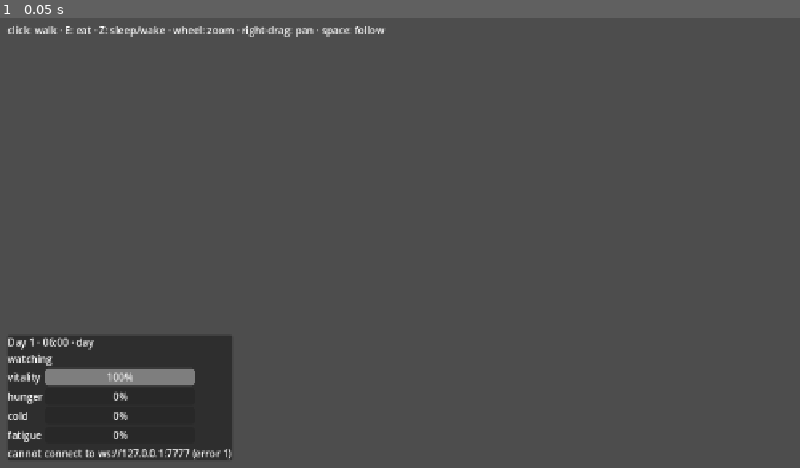
Above: before the commit, frame 1.
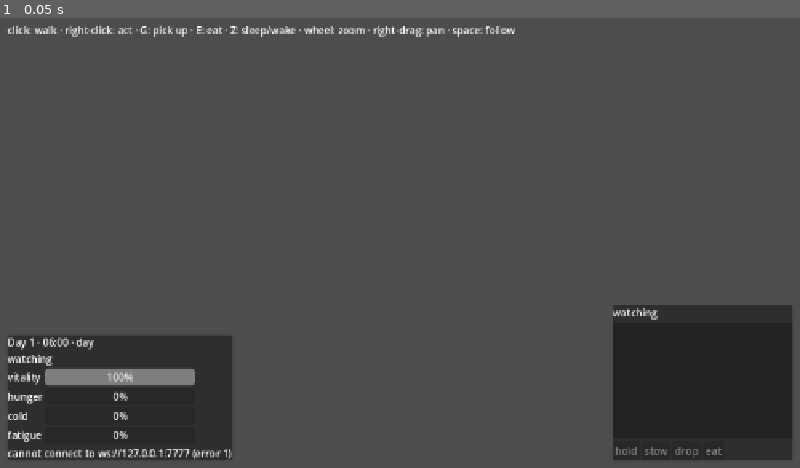
Above: after the commit, the same moment.

Repository: Torof/soul-invasion
Game: Godot game, scene res://main.tscn
Same seed, same stepped clock (60 frames per second), same inputs: the game is played once before the commit and once after it.
Inputs:
- Up to frame 1 (0.05 s): no input

The runs differ from the first frame. In frame 1, 8.2% of the frame differs, in the area x 8-99%, y 1-99%.

Commit message:
feat: objects and carrying — pick up, hold, stow, drop, eat what is carried (D35, protocol v8)
Records D35: an item is in exactly one place at a time (on a tile,
carried by a body, later in a container); a body carries in hand (one
item, seen by all: the tool or weapon) and on it (the rest); capacity
in kilograms from the materials' masses, the walk slowing with the
load; the server judges, the client proposes.

Simulation: `Place`, items with a place, bodies with a hand and a load;
intentions pick up / drop / hold / stow, eat extended to what is
carried; `ActRefused` with a reason replaces `EatRefused`;
`InventoryChanged` for the pilot, `BodyHolds` for all; a dead body
drops everything. `content/movement.ron`: 20 kg capacity, 60 % speed
at full load. Snapshot format v7 with a migration.

Protocol v8: `pick_up`, `drop`, `hold`, `stow`; `inventory` (pilot),
`body_holds` (all in view), `act_refused` (pilot); `BodyState.holds`.

Client: an inventory panel (hand first, masses, load) with hold / stow
/ drop / eat; a right-click without dragging on a tile within reach
opens a menu of what could be tried there; G picks up; what a body
holds is drawn by its hand and said on hover; refusals in words.

Co-Authored-By: Claude Fable 5.1 <noreply@anthropic.com>

Diff:
--- a/client/main.gd
+++ b/client/main.gd
@@ -1,17 +1,23 @@
 extends Control
-## Main scene: the world view, the head-up display, a help line and the
-## tooltip for whatever is under the mouse.
+## Main scene: the world view, the head-up display, the inventory, a help
+## line, the tooltip for whatever is under the mouse, and the context
+## menu of what the body could try on a tile.
 ##
 ## The client only displays the world and transmits the player's intentions
-## (architecture decision D03). It decides nothing.
+## (architecture decision D03). It decides nothing: the server judges.
 
 @onready var _world: WorldView = $WorldView
 @onready var _tooltip: PanelContainer = %Tooltip
 @onready var _tooltip_text: Label = %Text
+@onready var _actions: PopupMenu = %Actions
+
+var _offered: Array = []
 
 
 func _ready() -> void:
 	_world.hovered.connect(_on_hovered)
+	_world.acts_requested.connect(_on_acts_requested)
+	_actions.id_pressed.connect(_on_act_chosen)
 	Net.connect_to()
 	# Development aid: with SOUL_INVASION_SCREENSHOT set to a path, save what
 	# the window shows after three seconds and quit (headless runs cannot
@@ -32,6 +38,22 @@
 	_tooltip_text.text = text
 
 
+func _on_acts_requested(acts: Array, at_screen: Vector2) -> void:
+	_offered = acts
+	_actions.clear()
+	for i in acts.size():
+		_actions.add_item(str(acts[i]["label"]), i)
+	_actions.position = Vector2i(at_screen) + Vector2i(get_window().position)
+	_actions.popup()
+
+
+func _on_act_chosen(id: int) -> void:
+	if id >= 0 and id < _offered.size():
+		var act: Dictionary = _offered[id]
+		var send: Callable = act["send"]
+		send.call(int(act["item"]))
+
+
 func _process(_delta: float) -> void:
 	if _tooltip.visible:
 		# Beside the cursor, kept inside the window.
--- a/client/main.tscn
+++ b/client/main.tscn
@@ -1,8 +1,9 @@
-[gd_scene load_steps=4 format=3 uid="uid://c0soulinvmain0"]
+[gd_scene load_steps=5 format=3 uid="uid://c0soulinvmain0"]
 
 [ext_resource type="Script" path="res://main.gd" id="1_main"]
 [ext_resource type="Script" path="res://world/world_view.gd" id="2_world"]
 [ext_resource type="Script" path="res://ui/hud.gd" id="3_hud"]
+[ext_resource type="Script" path="res://ui/inventory.gd" id="4_inventory"]
 
 [node name="Main" type="Control"]
 layout_mode = 3
@@ -95,6 +96,65 @@
 layout_mode = 2
 text = "connecting…"
 
+[node name="Inventory" type="PanelContainer" parent="Ui"]
+layout_mode = 1
+anchors_preset = 3
+anchor_left = 1.0
+anchor_top = 1.0
+anchor_right = 1.0
+anchor_bottom = 1.0
+offset_left = -300.0
+offset_top = -260.0
+offset_right = -12.0
+offset_bottom = -12.0
+grow_horizontal = 0
+grow_vertical = 0
+script = ExtResource("4_inventory")
+
+[node name="Rows" type="VBoxContainer" parent="Ui/Inventory"]
+layout_mode = 2
+
+[node name="InventoryTitle" type="Label" parent="Ui/Inventory/Rows"]
+unique_name_in_owner = true
+layout_mode = 2
+text = "carrying 0.0 / 0.0 kg"
+
+[node name="Items" type="ItemList" parent="Ui/Inventory/Rows"]
+unique_name_in_owner = true
+custom_minimum_size = Vector2(0, 160)
+layout_mode = 2
+size_flags_vertical = 3
+
+[node name="Buttons" type="HBoxContainer" parent="Ui/Inventory/Rows"]
+layout_mode = 2
+
+[node name="Hold" type="Button" parent="Ui/Inventory/Rows/Buttons"]
+unique_name_in_owner = true
+layout_mode = 2
+disabled = true
+text = "hold"
+
+[node name="Stow" type="Button" parent="Ui/Inventory/Rows/Buttons"]
+unique_name_in_owner = true
+layout_mode = 2
+disabled = true
+text = "stow"
+
+[node name="Drop" type="Button" parent="Ui/Inventory/Rows/Buttons"]
+unique_name_in_owner = true
+layout_mode = 2
+disabled = true
+text = "drop"
+
+[node name="Eat" type="Button" parent="Ui/Inventory/Rows/Buttons"]
+unique_name_in_owner = true
+layout_mode = 2
+disabled = true
+text = "eat"
+
+[node name="Actions" type="PopupMenu" parent="Ui"]
+unique_name_in_owner = true
+
 [node name="Tooltip" type="PanelContainer" parent="Ui"]
 unique_name_in_owner = true
 visible = false
@@ -115,4 +175,4 @@
 offset_bottom = 32.0
 grow_horizontal = 2
 mouse_filter = 2
-text = "click: walk · E: eat · Z: sleep/wake · wheel: zoom · right-drag: pan · space: follow"
+text = "click: walk · right-click: act · G: pick up · E: eat · Z: sleep/wake · wheel: zoom · right-drag: pan · space: follow"
--- a/client/net/client.gd
+++ b/client/net/client.gd
@@ -20,7 +20,12 @@
 signal body_assigned(body: int)
 signal item_added(item: Dictionary)
 signal item_removed(item: int, x: int, y: int)
-signal eat_refused(body: int, item: int)
+## act: pick_up | drop | hold | stow | eat; reason: unknown | out_of_reach |
+## not_carried | too_heavy | not_food.
+signal act_refused(body: int, act: String, item: int, reason: String)
+## held: {} or {"id", "material"}; carried: Array of the same.
+signal inventory(body: int, held: Dictionary, carried: Array, load_g: int, capacity_g: int)
+signal body_holds(body: int, item: Dictionary)
 signal night_fell(day: int)
 signal day_started(day: int, tick: int)
 signal disconnected(reason: String)
@@ -54,6 +59,26 @@
 func send_eat(item: int) -> void:
 	if is_ready and body >= 0:
 		_send(Protocol.eat(item))
+
+
+func send_pick_up(item: int) -> void:
+	if is_ready and body >= 0:
+		_send(Protocol.pick_up(item))
+
+
+func send_drop(item: int) -> void:
+	if is_ready and body >= 0:
+		_send(Protocol.drop(item))
+
+
+func send_hold(item: int) -> void:
+	if is_ready and body >= 0:
+		_send(Protocol.hold(item))
+
+
+func send_stow(item: int) -> void:
+	if is_ready and body >= 0:
+		_send(Protocol.stow(item))
 
 
 func send_sleep() -> void:
@@ -148,8 +173,25 @@
 			item_removed.emit(
 				int(message.get("item", -1)), int(message.get("x", 0)), int(message.get("y", 0))
 			)
-		"eat_refused":
-			eat_refused.emit(int(message.get("body", -1)), int(message.get("item", -1)))
+		"act_refused":
+			act_refused.emit(
+				int(message.get("body", -1)),
+				str(message.get("act", "")),
+				int(message.get("item", -1)),
+				str(message.get("reason", ""))
+			)
+		"inventory":
+			var held: Variant = message.get("held")
+			inventory.emit(
+				int(message.get("body", -1)),
+				held if held is Dictionary else {},
+				message.get("carried", []),
+				int(message.get("load_g", 0)),
+				int(message.get("capacity_g", 0))
+			)
+		"body_holds":
+			var item: Variant = message.get("item")
+			body_holds.emit(int(message.get("body", -1)), item if item is Dictionary else {})
 		"night_fell":
 			night_fell.emit(int(message.get("day", 0)))
 		"body_walks":
--- a/client/net/protocol.gd
+++ b/client/net/protocol.gd
@@ -7,7 +7,7 @@
 ## is the single source of truth. Every message is a dictionary with a
 ## snake_case `type` field.
 
-const PROTOCOL_VERSION := 7
+const PROTOCOL_VERSION := 8
 
 
 ## Builds the first message sent after connecting.
@@ -28,6 +28,26 @@
 ## Builds the intention to eat an item within reach.
 static func eat(item: int) -> Dictionary:
 	return {"type": "eat", "item": item}
+
+
+## Builds the intention to take an item off the ground within reach.
+static func pick_up(item: int) -> Dictionary:
+	return {"type": "pick_up", "item": item}
+
+
+## Builds the intention to lay a carried item on the body's tile.
+static func drop(item: int) -> Dictionary:
+	return {"type": "drop", "item": item}
+
+
+## Builds the intention to take a carried item in hand.
+static func hold(item: int) -> Dictionary:
+	return {"type": "hold", "item": item}
+
+
+## Builds the intention to put the item in hand away.
+static func stow(item: int) -> Dictionary:
+	return {"type": "stow", "item": item}
 
 
 ## Builds the intention to lie down and sleep.
--- a/client/tests/run_tests.gd
+++ b/client/tests/run_tests.gd
@@ -19,6 +19,7 @@
 	_test_time_of_day()
 	_test_tooltips()
 	_test_ground_art_is_reachable()
+	_test_inventory_lines_and_refusals()
 	print("client tests: %d checks, %d failures" % [_checks, _failures])
 	quit(1 if _failures > 0 else 0)
 
@@ -120,6 +121,15 @@
 	_check(Tooltip.describe_body(1, false, true) == "body 1 (you)", "the piloted body")
 
 
+func _test_inventory_lines_and_refusals() -> void:
+	var flint := {"name": "Flint", "mass_g": 400}
+	_check(Tooltip.inventory_line(flint, true) == "[in hand] Flint · 400 g", "the item in hand is marked")
+	_check(Tooltip.inventory_line({"name": "Log", "mass_g": 25000}, false) == "Log · 25.0 kg", "kilograms")
+	_check(Tooltip.load_line(1900, 20000) == "1.9 / 20.0 kg", "the load over the capacity")
+	_check(Tooltip.refusal_words("pick_up", "too_heavy") == "cannot pick up: too heavy", "a refusal in words")
+	_check(Tooltip.refusal_words("eat", "not_food") == "cannot eat: not food", "another")
+
+
 func _test_chunk_of_matches_the_server() -> void:
 	# Must agree with `Pos::chunk` on the server: floor division, chunk (0, 0)
 	# holding tiles 0..32.
--- a/client/ui/hud.gd
+++ b/client/ui/hud.gd
@@ -29,7 +29,7 @@
 	Net.body_died.connect(_on_body_died)
 	Net.body_assigned.connect(_on_body_assigned)
 	Net.move_refused.connect(func(_body: int, x: int, y: int) -> void: set_state("cannot walk to (%d, %d)" % [x, y]))
-	Net.eat_refused.connect(func(_body: int, _item: int) -> void: set_state("nothing to eat there"))
+	Net.act_refused.connect(_on_act_refused)
 	Net.disconnected.connect(set_state)
 	_refresh()
 
@@ -75,6 +75,10 @@
 	_body_label.text = "body %d%s" % [_body, " — asleep" if asleep else ""]
 
 
+func _on_act_refused(_body: int, act: String, _item: int, reason: String) -> void:
+	set_state(Tooltip.refusal_words(act, reason))
+
+
 func _on_body_died(body: int, cause: String) -> void:
 	if body == _body:
 		set_state("your body died: %s" % cause)
--- /dev/null
+++ b/client/ui/inventory.gd
@@ -0,0 +1,99 @@
+class_name Inventory
+extends PanelContainer
+## What the piloted body carries: the item in hand first, then the rest,
+## with masses and the load. Clicking an item offers what can be done
+## with it; the server judges (D35).
+
+@onready var _title: Label = %InventoryTitle
+@onready var _list: ItemList = %Items
+@onready var _hold_button: Button = %Hold
+@onready var _stow_button: Button = %Stow
+@onready var _drop_button: Button = %Drop
+@onready var _eat_button: Button = %Eat
+
+## material id -> catalogue entry
+var _materials: Dictionary = {}
+var _held: Dictionary = {}
+var _carried: Array = []
+var _load_g := 0
+var _capacity_g := 0
+var _body := -1
+
+
+func _ready() -> void:
+	Net.world_state.connect(_on_world_state)
+	Net.connected.connect(func(_tick: int, body: int) -> void: _body = body)
+	Net.body_assigned.connect(_on_body_assigned)
+	Net.inventory.connect(_on_inventory)
+	_list.item_selected.connect(func(_index: int) -> void: _refresh_buttons())
+	_hold_button.pressed.connect(func() -> void: _act(Net.send_hold))
+	_stow_button.pressed.connect(func() -> void: _act(Net.send_stow))
+	_drop_button.pressed.connect(func() -> void: _act(Net.send_drop))
+	_eat_button.pressed.connect(func() -> void: _act(Net.send_eat))
+	_refresh()
+
+
+func _on_world_state(_w: int, _h: int, _c: int, materials: Array, _night: bool) -> void:
+	_materials.clear()
+	for m in materials:
+		_materials[str(m.get("id", ""))] = m
+	_held = {}
+	_carried = []
+	_refresh()
+
+
+func _on_body_assigned(body: int) -> void:
+	_body = body
+	_held = {}
+	_carried = []
+	_load_g = 0
+	_refresh()
+
+
+func _on_inventory(body: int, held: Dictionary, carried: Array, load_g: int, capacity_g: int) -> void:
+	if body != _body:
+		return
+	_held = held
+	_carried = carried
+	_load_g = load_g
+	_capacity_g = capacity_g
+	_refresh()
+
+
+func _selected() -> Dictionary:
+	var selected := _list.get_selected_items()
+	if selected.is_empty():
+		return {}
+	var index: int = selected[0]
+	if not _held.is_empty():
+		if index == 0:
+			return _held
+		index -= 1
+	return _carried[index] if index < _carried.size() else {}
+
+
+func _act(send: Callable) -> void:
+	var item := _selected()
+	if not item.is_empty():
+		send.call(int(item.get("id", -1)))
+
+
+func _refresh() -> void:
+	_title.text = "carrying " + Tooltip.load_line(_load_g, _capacity_g) if _body >= 0 else "watching"
+	_list.clear()
+	if not _held.is_empty():
+		_list.add_item(Tooltip.inventory_line(_materials.get(str(_held.get("material", "")), {}), true))
+	for item in _carried:
+		_list.add_item(Tooltip.inventory_line(_materials.get(str(item.get("material", "")), {}), false))
+	_refresh_buttons()
+
+
+func _refresh_buttons() -> void:
+	var item := _selected()
+	var none := item.is_empty()
+	var in_hand := not none and item == _held
+	var edible: bool = (not none) and bool(_materials.get(str(item.get("material", "")), {}).get("edible", false))
+	_hold_button.disabled = none or in_hand
+	_stow_button.disabled = none or not in_hand
+	_drop_button.disabled = none
+	_eat_button.disabled = none or not edible
--- a/client/ui/tooltip.gd
+++ b/client/ui/tooltip.gd
@@ -17,6 +17,32 @@
 	return line if description.is_empty() else line + "\n" + description
 
 
+## The inventory line for an item: its name and mass, marked when in hand.
+static func inventory_line(material: Dictionary, in_hand: bool) -> String:
+	var grams := int(material.get("mass_g", 0))
+	var mass := "%.1f kg" % (grams / 1000.0) if grams >= 1000 else "%d g" % grams
+	var line := "%s · %s" % [str(material.get("name", "?")), mass]
+	return "[in hand] " + line if in_hand else line
+
+
+## The load line: carried over capacity, in kilograms.
+static func load_line(load_g: int, capacity_g: int) -> String:
+	return "%.1f / %.1f kg" % [load_g / 1000.0, capacity_g / 1000.0]
+
+
+## Words for a refusal: "cannot pick up: too heavy".
+static func refusal_words(act: String, reason: String) -> String:
+	var acts := {"pick_up": "pick up", "drop": "drop", "hold": "hold", "stow": "stow", "eat": "eat"}
+	var reasons := {
+		"unknown": "no such thing",
+		"out_of_reach": "out of reach",
+		"not_carried": "not carried",
+		"too_heavy": "too heavy",
+		"not_food": "not food",
+	}
+	return "cannot %s: %s" % [acts.get(act, act), reasons.get(reason, reason)]
+
+
 ## The line for one body.
 static func describe_body(id: int, asleep: bool, piloted: bool) -> String:
 	var line := "body %d" % id
--- a/client/world/world_view.gd
+++ b/client/world/world_view.gd
@@ -46,6 +46,13 @@
 
 ## Words for what is under the mouse, or "" when nothing is.
 signal hovered(text: String)
+## A right-click without dragging on a tile: the acts the piloted body
+## could try there, as [{"label", "send": Callable, "item": int}].
+signal acts_requested(acts: Array, at_screen: Vector2)
+## body id -> {"id", "material"} of what it holds, or {}
+var _holds: Dictionary = {}
+var _drag_start := Vector2.ZERO
+var _dragged := false
 var _night := false
 var _piloted := -1
 ## Where the piloted body was asked to go, highlighted until it gets there.
@@ -67,6 +74,9 @@
 	Net.body_stopped.connect(_on_body_stopped)
 	Net.body_left.connect(_on_body_left)
 	Net.body_sleeps.connect(_on_body_sleeps)
+	Net.body_holds.connect(func(body: int, item: Dictionary) -> void:
+		_holds[body] = item
+		queue_redraw())
 	Net.body_died.connect(_on_body_died)
 	Net.body_assigned.connect(_on_body_assigned)
 	Net.item_added.connect(_on_item_added)
@@ -132,6 +142,8 @@
 			route.append(Net.point(p))
 		_place(int(b.get("id", -1)), Net.point(b.get("at", {})), route, int(b.get("speed_cm_per_s", 0)))
 		_bodies[int(b.get("id", -1))]["asleep"] = bool(b.get("asleep", false))
+		var holds: Variant = b.get("holds")
+		_holds[int(b.get("id", -1))] = holds if holds is Dictionary else {}
 	queue_redraw()
 
 
@@ -173,17 +185,48 @@
 	queue_redraw()
 
 
-## The id of an edible item on the piloted body's tile or next to it, or -1.
-func food_within_reach() -> int:
+## Items on the piloted body's tile or next to it, as received.
+func items_within_reach() -> Array:
+	var found: Array = []
 	if not _bodies.has(_piloted):
-		return -1
+		return found
 	var here := _tile_of(_bodies[_piloted]["at"])
 	for key in _items:
 		for item in _items[key]:
 			var tile := Vector2i(int(item.get("x", 0)), int(item.get("y", 0)))
-			if absi(tile.x - here.x) <= 1 and absi(tile.y - here.y) <= 1 and _edible.get(str(item.get("material", "")), false):
-				return int(item.get("id", -1))
+			if absi(tile.x - here.x) <= 1 and absi(tile.y - here.y) <= 1:
+				found.append(item)
+	return found
+
+
+## The id of an edible item within reach, or -1.
+func food_within_reach() -> int:
+	for item in items_within_reach():
+		if _edible.get(str(item.get("material", "")), false):
+			return int(item.get("id", -1))
 	return -1
+
+
+## The id of any item within reach, or -1.
+func item_within_reach() -> int:
+	var items := items_within_reach()
+	return int(items[0].get("id", -1)) if not items.is_empty() else -1
+
+
+## What the piloted body could try on a tile: the client proposes, the
+## server judges (D35).
+func acts_on(tile: Vector2i) -> Array:
+	var acts: Array = []
+	for item in items_within_reach():
+		if Vector2i(int(item.get("x", 0)), int(item.get("y", 0))) != tile:
+			continue
+		var id := int(item.get("id", -1))
+		var material := str(item.get("material", ""))
+		var name := str(_names.get(material, material))
+		acts.append({"label": "pick up " + name, "send": Net.send_pick_up, "item": id})
+		if _edible.get(material, false):
+			acts.append({"label": "eat " + name, "send": Net.send_eat, "item": id})
+	return acts
 
 
 func _on_chunk_hidden(x: int, y: int) -> void:
@@ -214,6 +257,7 @@
 
 func _on_body_left(body: int) -> void:
 	_bodies.erase(body)
+	_holds.erase(body)
 	queue_redraw()
 
 
@@ -242,7 +286,11 @@
 	var lines: PackedStringArray = []
 	for id: int in _bodies:
 		if _tile_of(_bodies[id]["at"]) == tile:
-			lines.append(Tooltip.describe_body(id, _bodies[id]["asleep"], id == _piloted))
+			var line := Tooltip.describe_body(id, _bodies[id]["asleep"], id == _piloted)
+			var holds: Dictionary = _holds.get(id, {})
+			if not holds.is_empty():
+				line += " · holds " + str(_materials.get(str(holds.get("material", "")), {}).get("name", "?"))
+			lines.append(line)
 	var key := Iso.chunk_of(tile, _chunk_size)
 	for item in _items.get(key, []):
 		if Vector2i(int(item.get("x", 0)), int(item.get("y", 0))) == tile:
@@ -288,6 +336,9 @@
 	if event is InputEventMouseMotion:
 		if _dragging:
 			_camera.position -= event.relative / _camera.zoom.x
+			if event.position.distance_to(_drag_start) > 4.0:
+				_dragged = true
+				_following = false
 		var tile := Iso.screen_to_tile(get_local_mouse_position())
 		if tile != _hover:
 			_hover = tile
@@ -305,7 +356,14 @@
 			MOUSE_BUTTON_RIGHT, MOUSE_BUTTON_MIDDLE:
 				_dragging = event.pressed
 				if event.pressed:
-					_following = false
+					_drag_start = event.position
+					_dragged = false
+				elif event.button_index == MOUSE_BUTTON_RIGHT and not _dragged:
+					# A right-click without dragging: what can be done here?
+					var tile := Iso.screen_to_tile(get_local_mouse_position())
+					var acts := acts_on(tile)
+					if not acts.is_empty():
+						acts_requested.emit(acts, event.position)
 			MOUSE_BUTTON_WHEEL_UP:
 				if event.pressed:
 					_zoom_by(ZOOM_STEP)
@@ -320,6 +378,10 @@
 				var food := food_within_reach()
 				if food >= 0:
 					Net.send_eat(food)
+			KEY_G:
+				var item := item_within_reach()
+				if item >= 0:
+					Net.send_pick_up(item)
 			KEY_Z:
 				if _bodies.has(_piloted) and _bodies[_piloted]["asleep"]:
 					Net.send_wake()
@@ -367,6 +429,12 @@
 			draw_rect(Rect2(feet + Vector2(-h * 0.18, -h), Vector2(h * 0.36, h * 0.9)), Color.BLACK, false, 1.0)
 			draw_circle(feet + Vector2(0, -h * 1.18), h * 0.2, color)
 			draw_circle(feet + Vector2(0, -h * 1.18), h * 0.2, Color.BLACK, false, 1.0)
+			var holds: Dictionary = _holds.get(id, {})
+			if not holds.is_empty():
+				# What is in hand, in its material's colour, by the right hand.
+				var held_colour: Color = _looks.get(str(holds.get("material", "")), Color.MAGENTA)
+				draw_circle(feet + Vector2(h * 0.32, -h * 0.45), h * 0.14, held_colour)
+				draw_circle(feet + Vector2(h * 0.32, -h * 0.45), h * 0.14, Color.BLACK, false, 1.0)
 
 
 ## A small "z" above a sleeping body, drawn on `canvas` at `at`.
Not shown, added: client/ui/inventory.gd.uid
Not shown, changed: content/movement.ron
Not shown, changed: docs/04-architecture.md
Not shown, changed: docs/06-open-questions.md
Not shown, changed: server/protocol/src/lib.rs
Not shown, changed: server/server/src/main.rs
Not shown, changed: server/server/src/net.rs
Not shown, changed: server/server/src/storage.rs
Not shown, changed: server/server/tests/content.rs
Not shown, changed: server/server/tests/net.rs
Not shown, changed: server/sim/src/content.rs
Not shown, changed: server/sim/src/lib.rs
